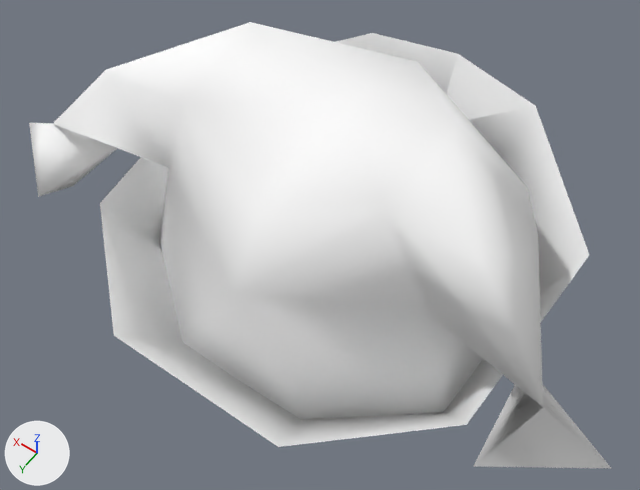
Two versions of the glTF model public/3d/item/model__item__manequin_hd.ofs_22/code_head17.gltf, one commit apart.
Camera for both pictures: a 50 mm camera at (-0.491, 0.768, 3.001) aimed at (-0.019, 0.108, 1.963). The lights are fixed; the arrows at lower left show +X, +Y and +Z. The older version comes first.

In view in the first picture: 'code_head17.001'.
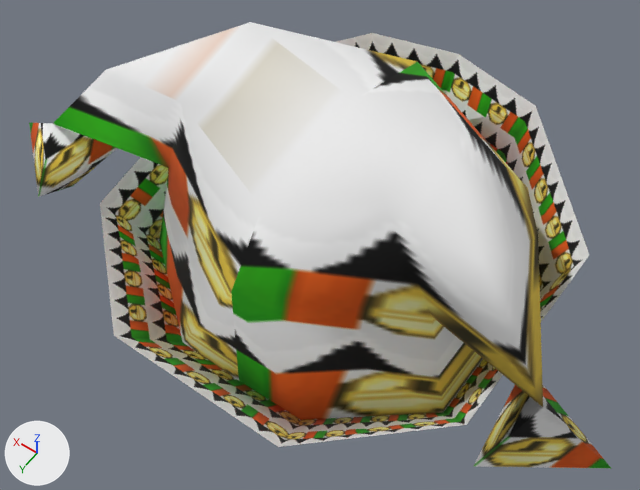
The change, as a list of edits to the scene's bpy script:
```text
Add img_c08_hat:
    img_c08_hat = load_image('c08_hat', '_unpacked/c08_hat', 32, 32, 'sRGB')
Change mat_c08_hat17:
    remove mat_c08_hat17.base_color = (1.0, 1.0, 1.0)  # white #ffffff
    add mat_c08_hat17.texture = img_c08_hat
```

Pixel boxes [x1, y1, x2, y2] of what changed, in the pictures (640 x 490 px):
'code_head17.001', surface changed (darker): [29, 22, 612, 469] in both
